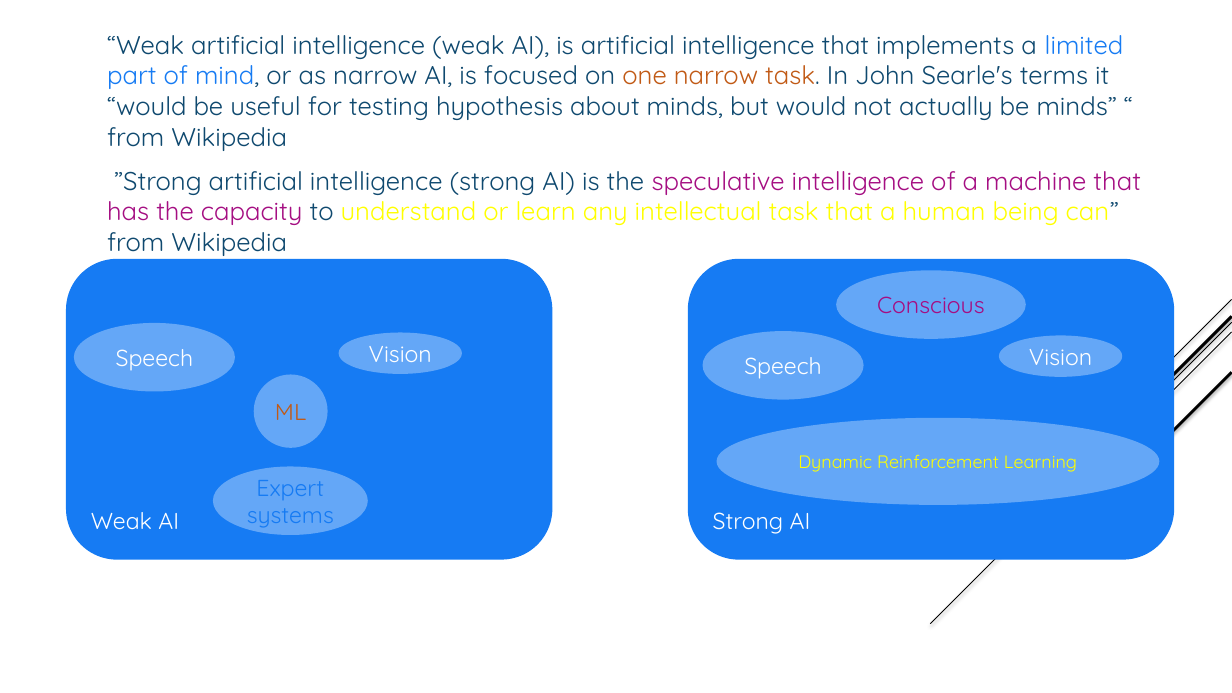
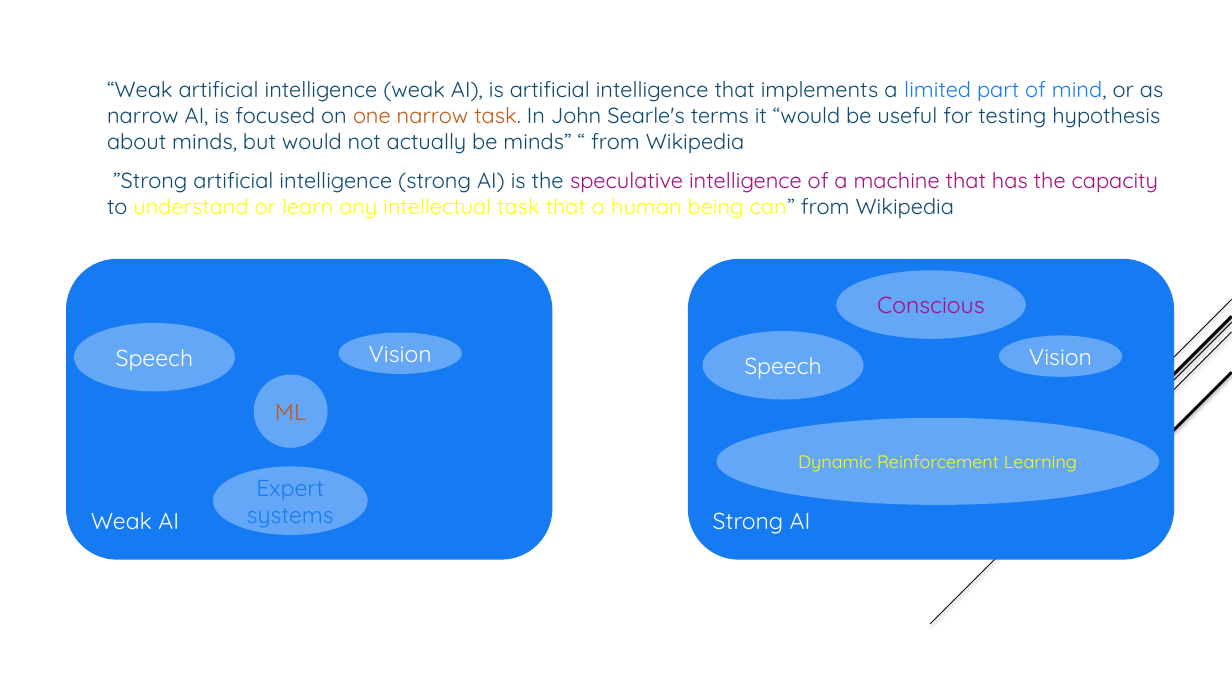
Before and after one commit to jnguyen1192/SIA, a slide deck: slide 3 of SAI_presentation_libre_office.pptx. Drawn at 1232x693 pixels with LibreOffice and Linux fonts; fonts in the diff are those of the drawing. Boxes give left, top, right and bottom in pixels: in the first picture for what was removed or moved away, otherwise in the second. Text is boxed around its words. In the diff, an @@ line names an element or a change of style, - is before the commit and + after.

Commit message:
#12 Weak AI vs Strong AI explanation concept number one part 41 added

```diff
--- a/SAI_presentation_libre_office.pptx
+++ b/SAI_presentation_libre_office.pptx
@@ text "“Weak artificial intelligence (weak AI), ..." at (107, 81, 1163, 219): size 20 to 17 pt @@
```
Also in this commit, not shown: 1 other slide changed.
